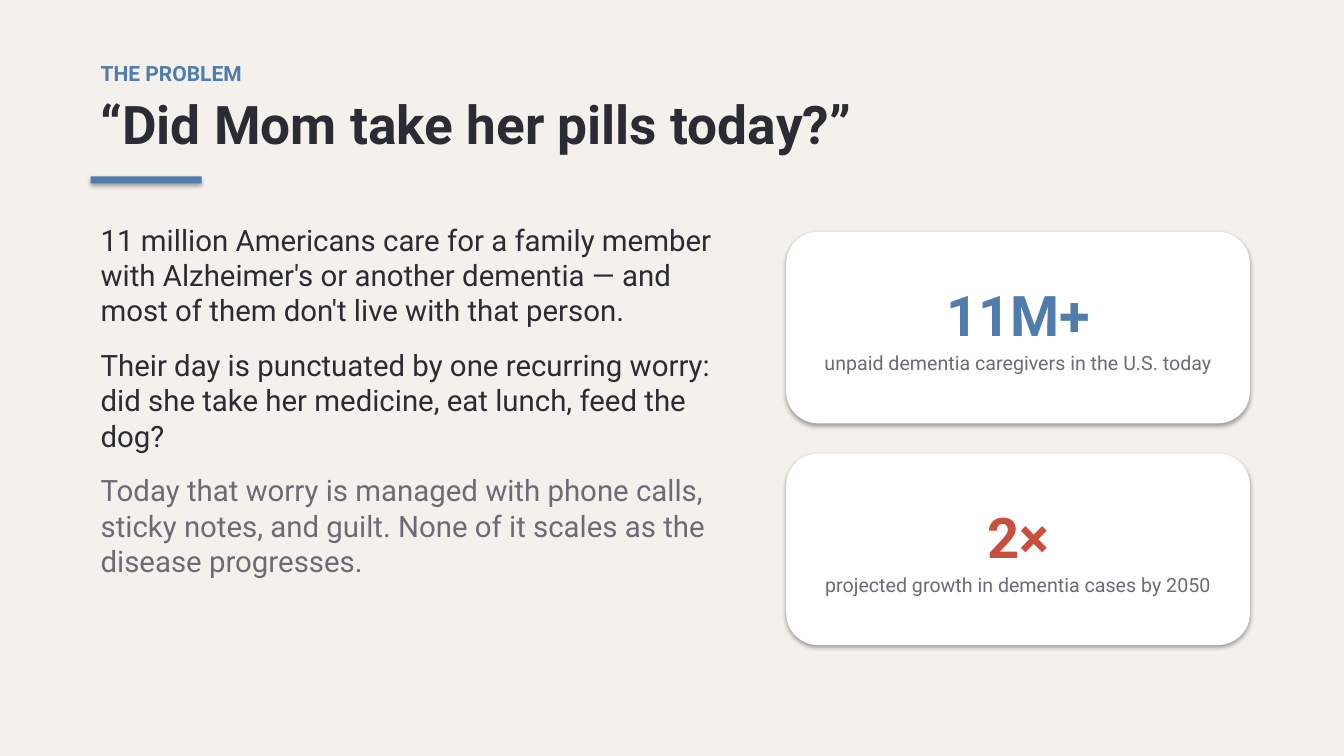
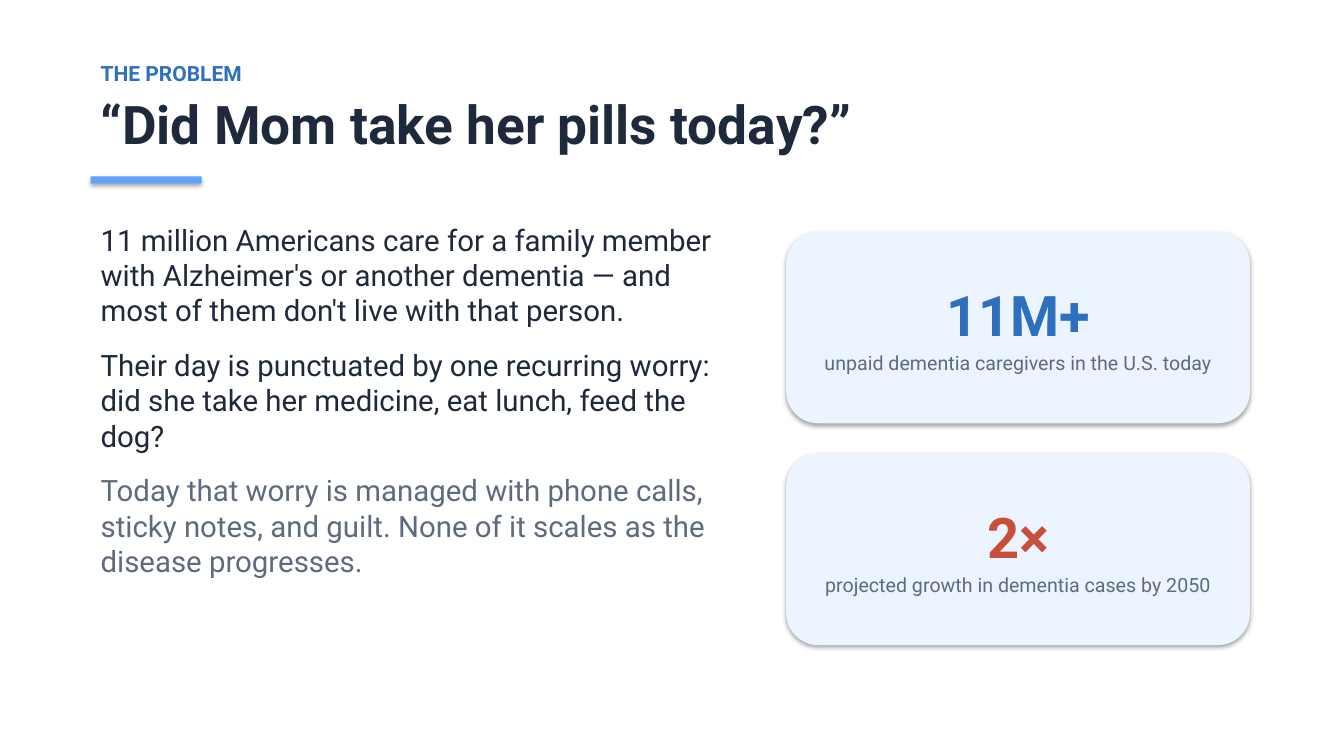
Before and after one commit to kalebrodriguez/DigitalTwin, a slide deck: slide 2 of pitch/DigitalTwin-Pitch-Deck.pptx. Drawn at 1344x756 pixels with LibreOffice and Linux fonts; fonts in the diff are those of the drawing. Boxes give left, top, right and bottom in pixels: in the first picture for what was removed or moved away, otherwise in the second. Text is boxed around its words. In the diff, an @@ line names an element or a change of style, - is before the commit and + after.

```diff
--- a/pitch/DigitalTwin-Pitch-Deck.pptx
+++ b/pitch/DigitalTwin-Pitch-Deck.pptx
@@ background #F4F1EC to #FFFFFF @@
@@ text "THE PROBLEM" at bbox=[101, 66, 851, 156]: text colour #4F7CAC to #2F6FBF in "THE PROBLEM"; text colour #2B2B33 to #1E293B in "“Did Mom take her pills today?”" @@
@@ rectangle at bbox=[91, 176, 202, 184]: fill #4F7CAC to #5CA3FF @@
@@ text "11 million Americans care for ..." at bbox=[101, 228, 711, 578]: text colour #2B2B33 to #1E293B in "11 million Americans care for a family ...", "Their day is punctuated by one recurring ..."; text colour #6B6B76 to #5E6B7E in "Today that worry is managed with phone ..." @@
@@ rounded rectangle "11M+" at bbox=[786, 232, 1250, 423]: text colour #4F7CAC to #2F6FBF in "11M+"; text colour #6B6B76 to #5E6B7E; fill #FFFFFF to #ECF4FF @@
@@ rounded rectangle "2×" at bbox=[786, 454, 1250, 645]: fill #FFFFFF to #ECF4FF @@
@@ text in rounded rectangle at bbox=[825, 577, 1210, 596]: text colour #6B6B76 to #5E6B7E @@
```
Also in this commit, not shown: 10 other slides changed, 14 other files.
